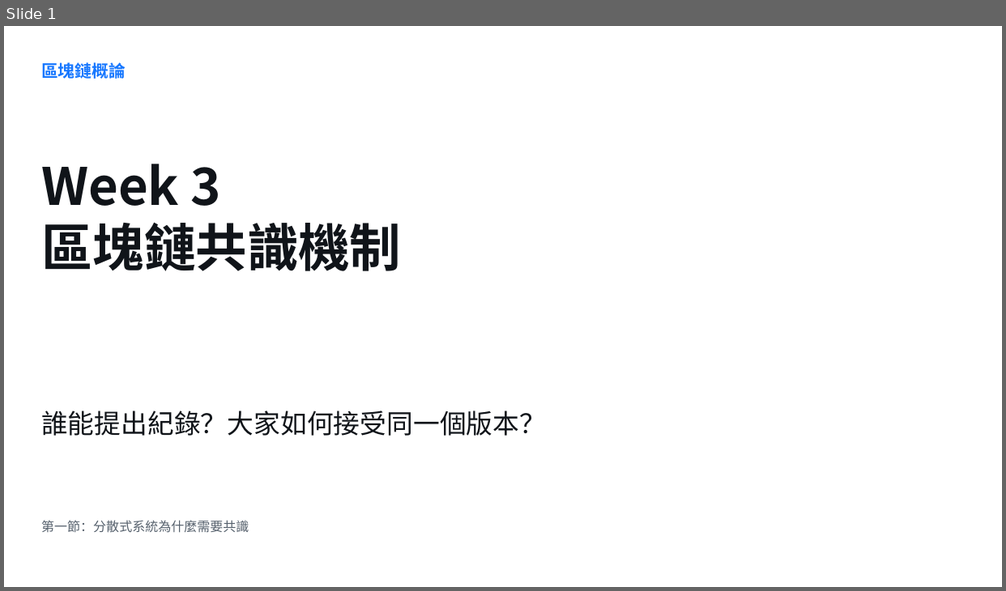
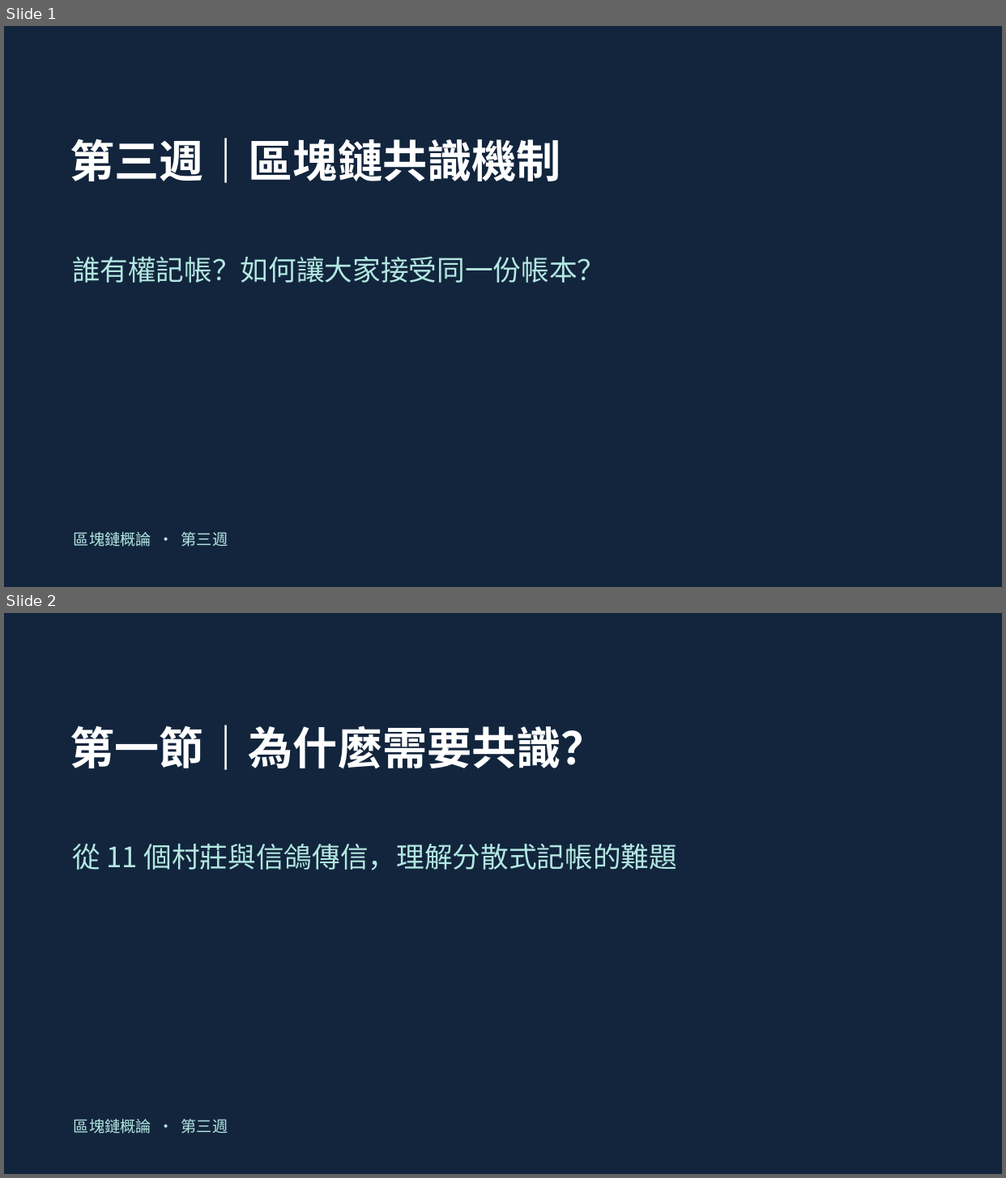
Before and after one commit to tinachiukc/blockchain-course, a slide deck: materials/Week03_區塊鏈共識機制_授課簡報.pptx. Shown one above the other, each under a label of ours: slide 1 before the commit, slides 1 and 2 after it. The pictures are 1006x591 and 1006x1178 pixels, drawn with LibreOffice and Linux fonts; fonts in the diff are those of the drawing. Boxes give left, top, right and bottom in pixels: in the first picture for what was removed or moved away, otherwise in the second. Text is boxed around its words. In the diff, an @@ line names an element or a change of style, - is before the commit and + after.

```diff
--- a/materials/Week03_區塊鏈共識機制_授課簡報.pptx
+++ b/materials/Week03_區塊鏈共識機制_授課簡報.pptx
@@ slide 2 added at (4, 613, 1002, 1174), background #12253D @@
@@ text added at (70, 725, 606, 770), 43 pt, text #FFFFFF, bold @@
+第一節｜為什麼需要共識？
@@ text added at (72, 844, 677, 871), 27 pt, text #B3E7E1 @@
+從 11 個村莊與信鴿傳信，理解分散式記帳的難題
@@ text added at (74, 1119, 228, 1134), 15 pt, text #B3E7E1 @@
+區塊鏈概論 · 第三週
@@ slide 1 changed as well @@
@@ background #FFFFFF to #12253D @@
@@ text at (70, 138, 560, 183): text changed; size 49.5 to 43 pt; text colour #101419 to #FFFFFF @@
-Week 3
-區塊鏈共識機制
+第三週｜區塊鏈共識機制
@@ text at (72, 256, 605, 283): text changed; size 25.5 to 27 pt; text colour #101419 to #B3E7E1 @@
-誰能提出紀錄？大家如何接受同一個版本？
+誰有權記帳？如何讓大家接受同一份帳本？
@@ text removed at (41, 520, 249, 533) @@
-第一節：分散式系統為什麼需要共識
@@ text at (74, 532, 228, 547): text changed; size 16.3 to 15 pt; text colour #1677FF to #B3E7E1; bold off @@
-區塊鏈概論
+區塊鏈概論 · 第三週
```
Also in this commit, not shown: 43 other slides added, 32 slides removed.
